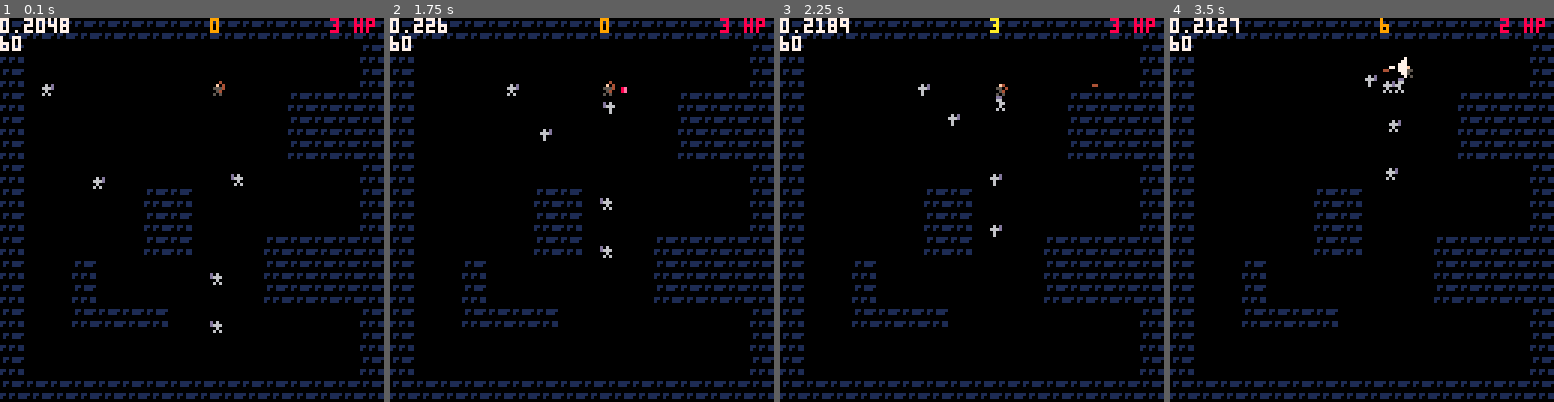
Above: before the commit, frames 1-4 (left to right).
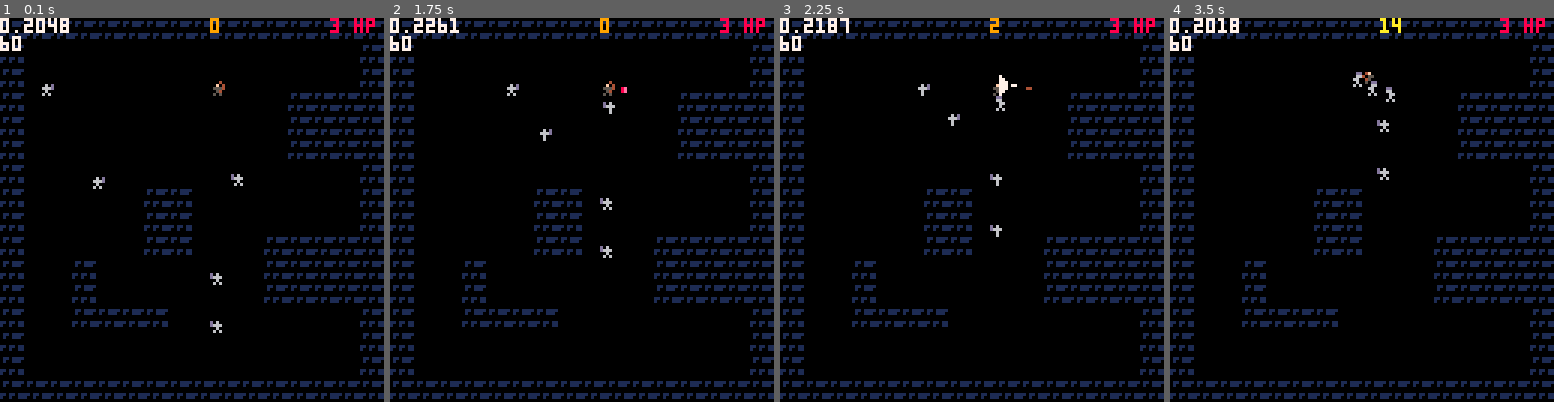
Above: after the commit, the same moments.

Repository: ironchestgames/pico-8-carts
Game: PICO-8 cartridge epicevilender.p8
The game is run twice, just before and just after one commit, with the same random seed, the same clock (stepped at 60 frames per second) and the same inputs.
Inputs:
- Up to frame 1 (0.1 s): no input
- Up to frame 2 (1.75 s): tap X (X key) at 0.33, 1.07 s; tap O (Z key) at 0.7, 1.7 s; hold Right from 1.6 s (still down)
- Up to frame 3 (2.25 s): tap X (X key) at 1.85 s; release Right at 2.1 s; tap O (Z key) at 2.1 s; hold Up from 2.15 s (still down)
- Up to frame 4 (3.5 s): release Up at 2.42 s; hold Right 2.47-3.03 s; tap O (Z key) at 2.5, 2.9, 3.3 s; tap X (X key) at 2.97 s; hold Left from 3.08 s (still down)

Frame 1 is identical in both runs. In frame 2, less than 0.1% of the frame differs, in the area x 15-18%, y 0-4%; in frame 3, 0.4%; in frame 4, 1.0%, in the area x 9-89%, y 0-43%.

Commit message:
epicevilender - bow tweaks, added dynamic change of item in devmode

Diff:
--- a/epicevilender.p8
+++ b/epicevilender.p8
@@ -338,7 +338,7 @@
 }
 
 bowattackskill={
- preperformdur=12,
+ preperformdur=26,
  postperformdur=6,
  perform=function(skill,user)
   local x=user.x+cos(user.a)*4
@@ -359,8 +359,8 @@
   local frame=angletoframe[user.a]
 
   local attack=createattack({
-   x=x-1,
-   y=y-1,
+   x=x-0.5,
+   y=y-0.5,
    halfw=1,
    halfh=1,
    state_counter=1000,
@@ -564,6 +564,12 @@
    isdebug=not isdebug
    debug('isdebug',isdebug)
   end
+  if c == '1' then
+   avatar.primaryitem=sword
+  end
+  if c == '2' then
+   avatar.primaryitem=bow
+  end
  end
 
  -- update skills from items
